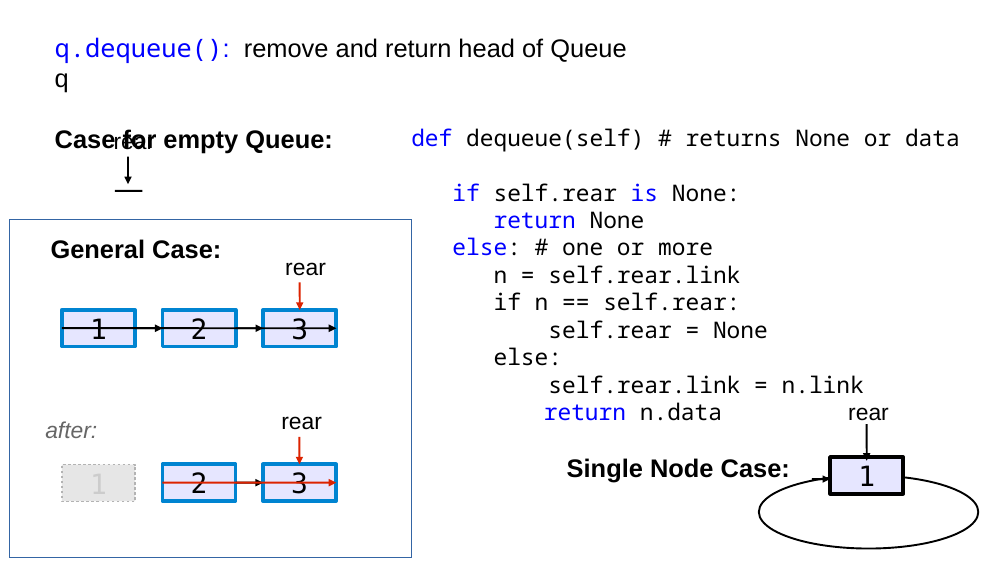
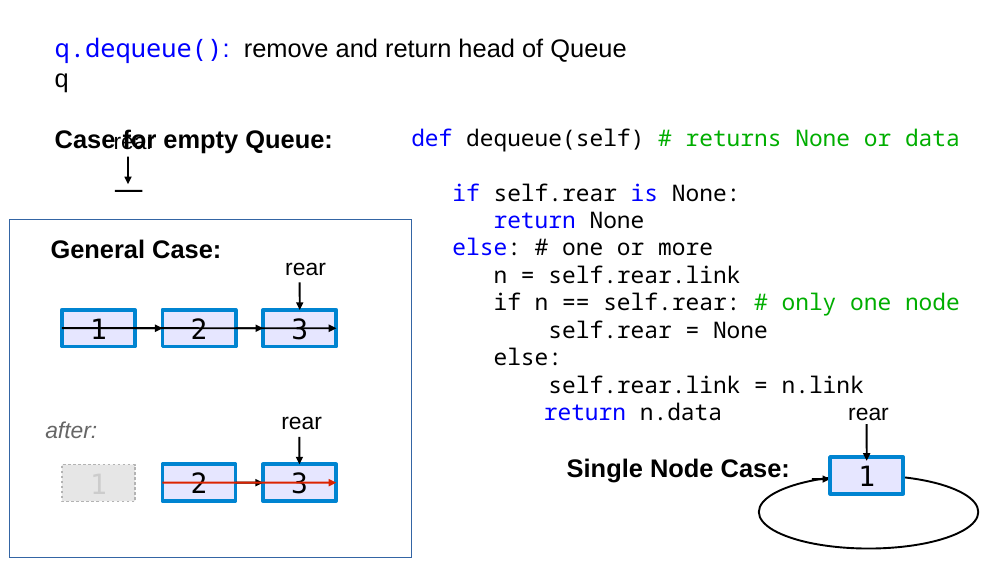
Before and after one commit to gerryjenkinslb/Ouroboros_Queue, a slide deck: slide 7 of OuroborosQueue.odp (slide 6 before the commit). Drawn at 1008x567 pixels with LibreOffice and Linux fonts; fonts in the diff are those of the drawing. Boxes give left, top, right and bottom in pixels: in the first picture for what was removed or moved away, otherwise in the second. Text is boxed around its words. In the diff, an @@ line names an element or a change of style, - is before the commit and + after.

```diff
--- a/OuroborosQueue.odp
+++ b/OuroborosQueue.odp
@@ text at bbox=[411, 128, 960, 152]: text colour #000000 to #00AE00 in "# returns None or data" @@
@@ arrow (300, 283) - (300, 310): stroke #DC2300 1.5 pt to #000000 1.5 pt @@
@@ text at bbox=[494, 292, 960, 316]: text changed @@
-if n == self.rear:
+if n == self.rear: # only one node
@@ arrow (299, 437) - (299, 465): stroke #DC2300 1.5 pt to #000000 1.5 pt @@
@@ rectangle "1" at bbox=[831, 457, 904, 494]: outline #000000 3 pt to #0084D1 3 pt @@
```
Also in this commit, not shown: 4 other slides changed, 2 slides added.
